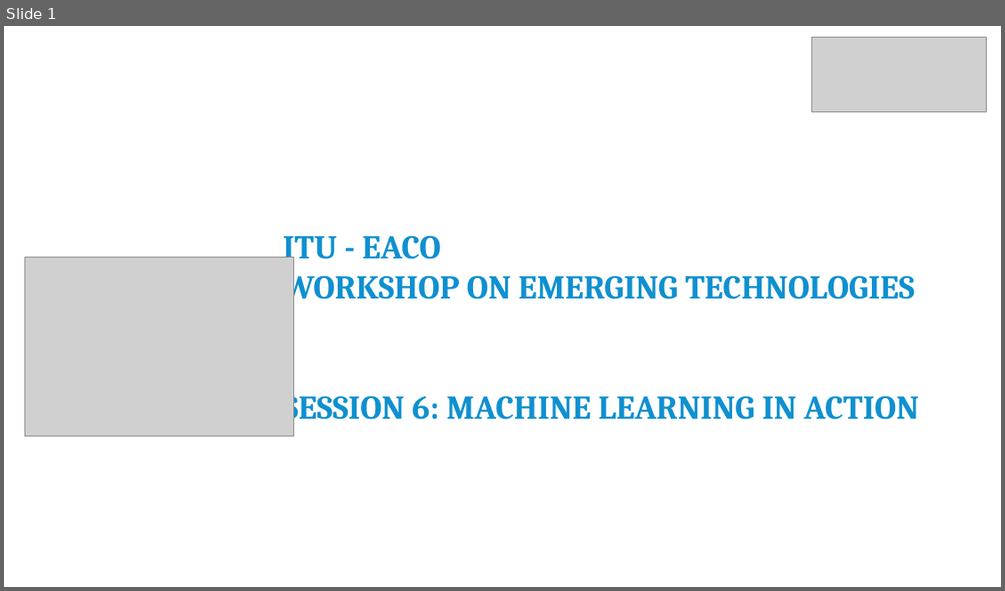
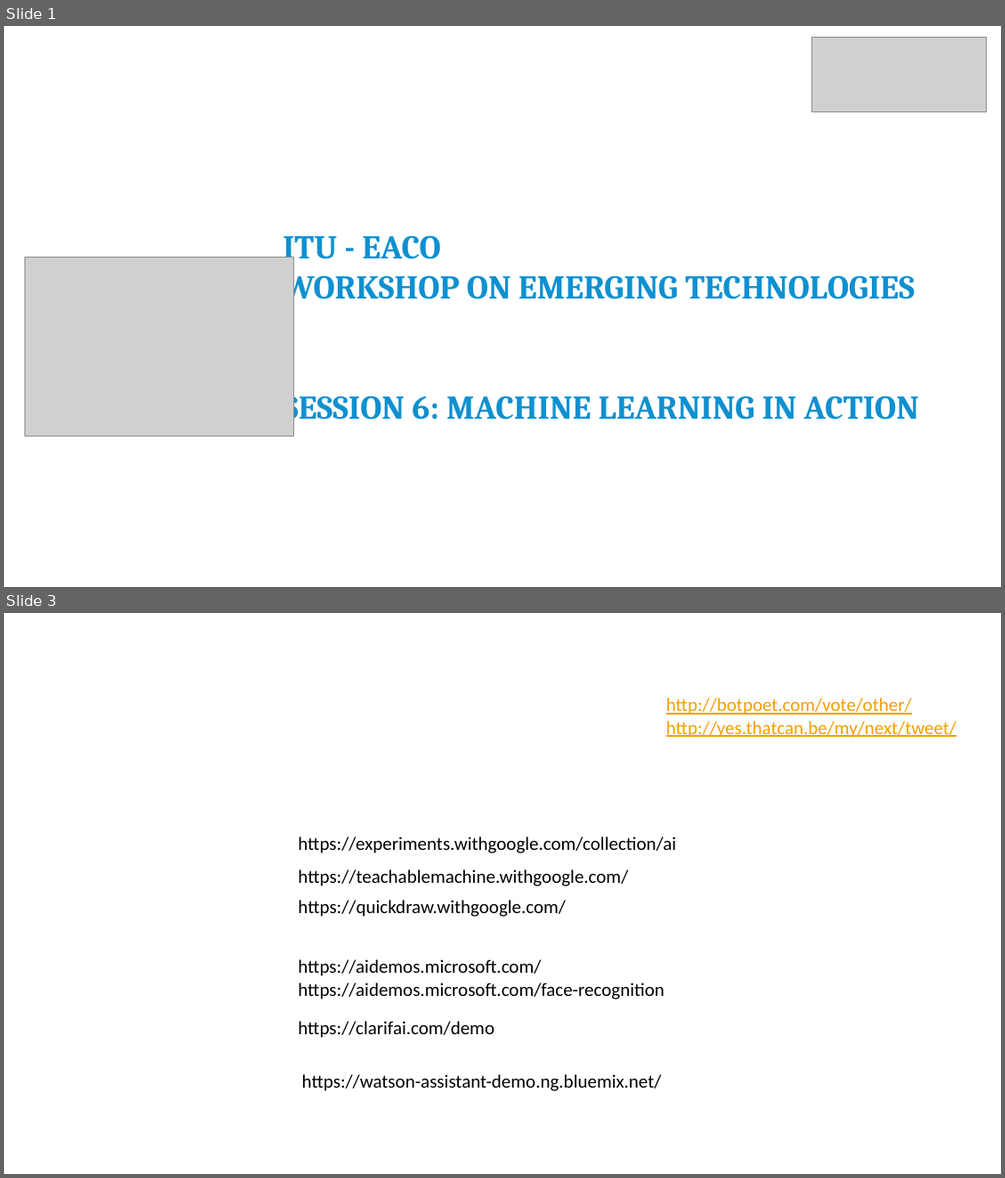
Before and after one commit to franckalbinet/itu-eaco-zanzibar-12-2018, a slide deck: presentations/session-10-machine-learning-in-action.pptx. Shown one above the other, each under a label of ours: slide 1 before the commit, slides 1 and 3 after it; the slides between them are not shown. The pictures are 1005x591 and 1005x1178 pixels, drawn with LibreOffice and Linux fonts; fonts in the diff are those of the drawing; grey boxes stand for pictures; background and template pictures are left out. Boxes give left, top, right and bottom in pixels: in the first picture for what was removed or moved away, otherwise in the second. Text is boxed around its words. In the diff, an @@ line names an element or a change of style, - is before the commit and + after.

```diff
--- a/presentations/session-10-machine-learning-in-action.pptx
+++ b/presentations/session-10-machine-learning-in-action.pptx
@@ slide 3 added at <box>4,613,1001,1174</box>, background #FFFFFF @@
@@ text added at <box>666,698,956,738</box>, 18 pt, text #F59E00, underline @@
+http://botpoet.com/vote/other/
+http://yes.thatcan.be/my/next/tweet/
@@ text added at <box>298,836,676,853</box>, 18 pt, text #000000 @@
+https://experiments.withgoogle.com/collection/ai
@@ text added at <box>298,869,628,886</box>, 18 pt, text #000000 @@
+https://teachablemachine.withgoogle.com/
@@ text added at <box>298,900,566,916</box>, 18 pt, text #000000 @@
+https://quickdraw.withgoogle.com/
@@ text added at <box>298,959,541,976</box>, 18 pt, text #000000 @@
+https://aidemos.microsoft.com/
@@ text added at <box>298,982,663,999</box>, 18 pt, text #000000 @@
+https://aidemos.microsoft.com/face-recognition
@@ text added at <box>298,1021,494,1038</box>, 18 pt, text #000000 @@
+https://clarifai.com/demo
@@ text added at <box>302,1074,662,1091</box>, 18 pt, text #000000 @@
+https://watson-assistant-demo.ng.bluemix.net/
```
Also in this commit, not shown: 1 other slide added, 3 slides removed, 3 other files.
